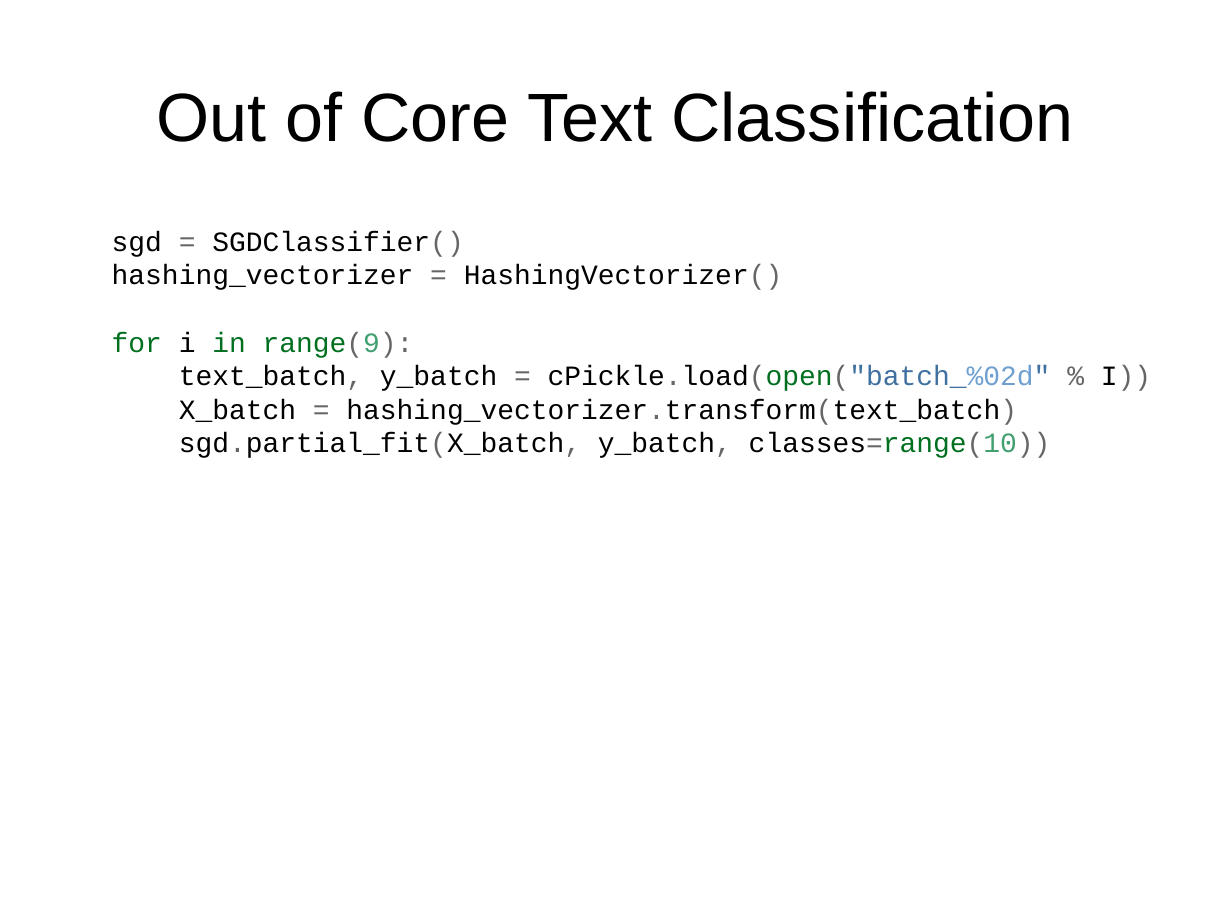
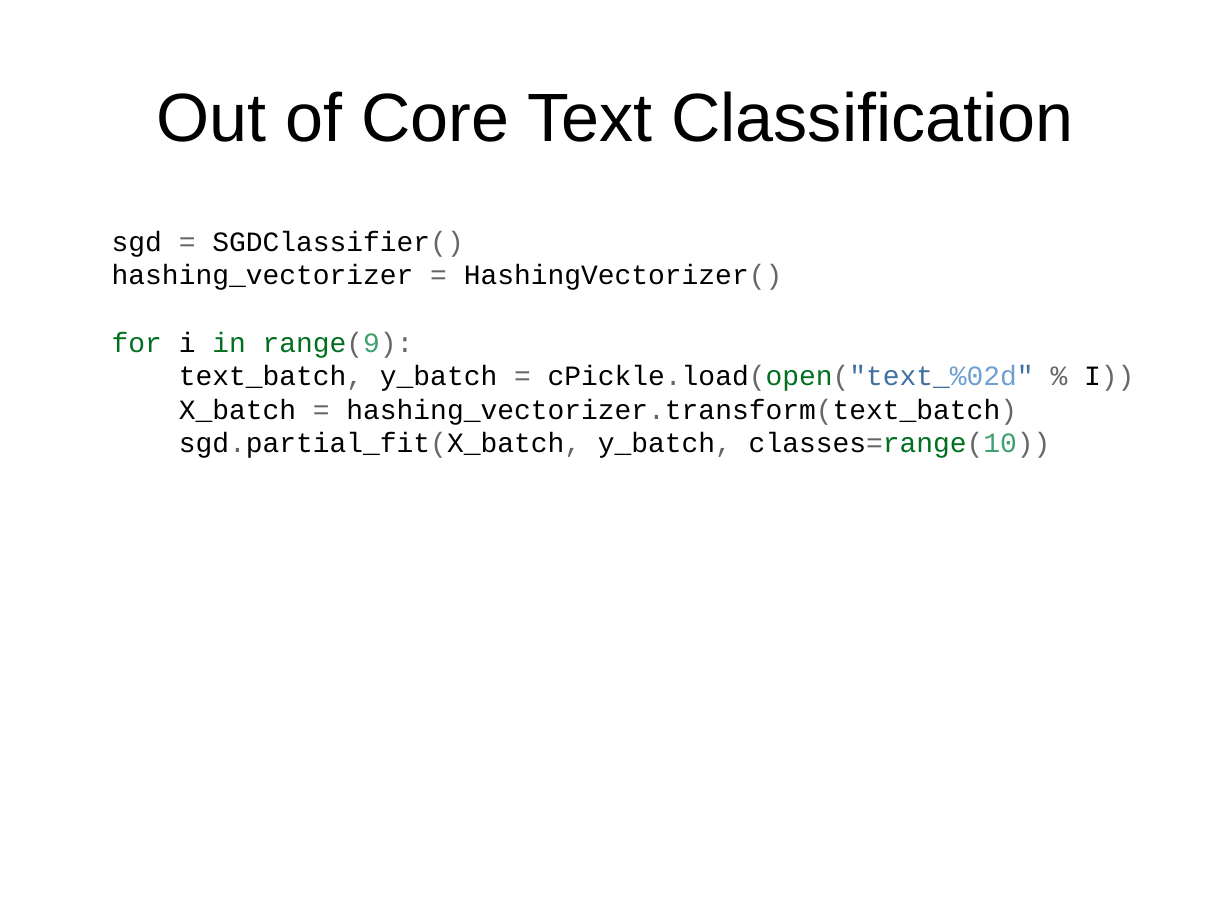
Before and after one commit to amueller/pydata-nyc-advanced-sklearn, a slide deck: slide 55 of presentation.odp. Drawn at 1232x924 pixels with LibreOffice and Linux fonts; fonts in the diff are those of the drawing. Boxes give left, top, right and bottom in pixels: in the first picture for what was removed or moved away, otherwise in the second. Text is boxed around its words. In the diff, an @@ line names an element or a change of style, - is before the commit and + after.

```diff
--- a/presentation.odp
+++ b/presentation.odp
@@ text at [179,365,1134,391]: text changed @@
-text_batch, y_batch = cPickle.load(open("batch_%02d" % I))
+text_batch, y_batch = cPickle.load(open("text_%02d" % I))
```
Also in this commit, not shown: 11 other slides changed, 3 slides added, 2 slides removed.
